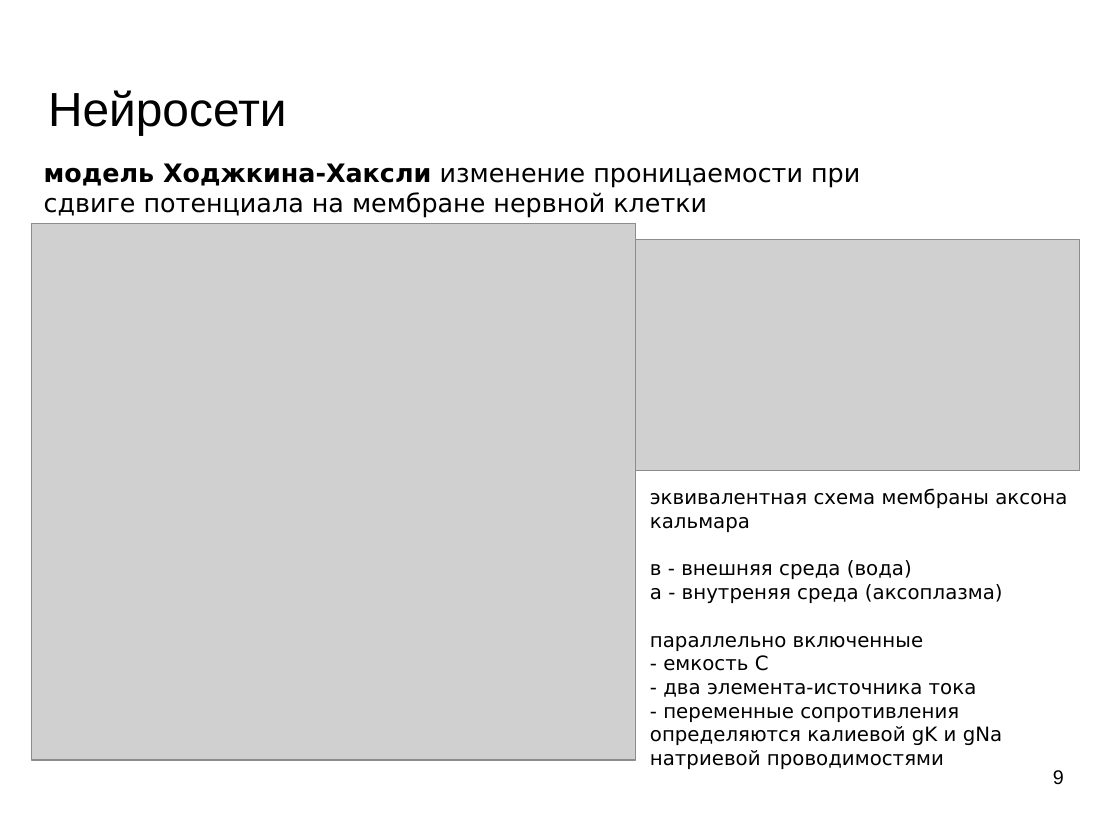
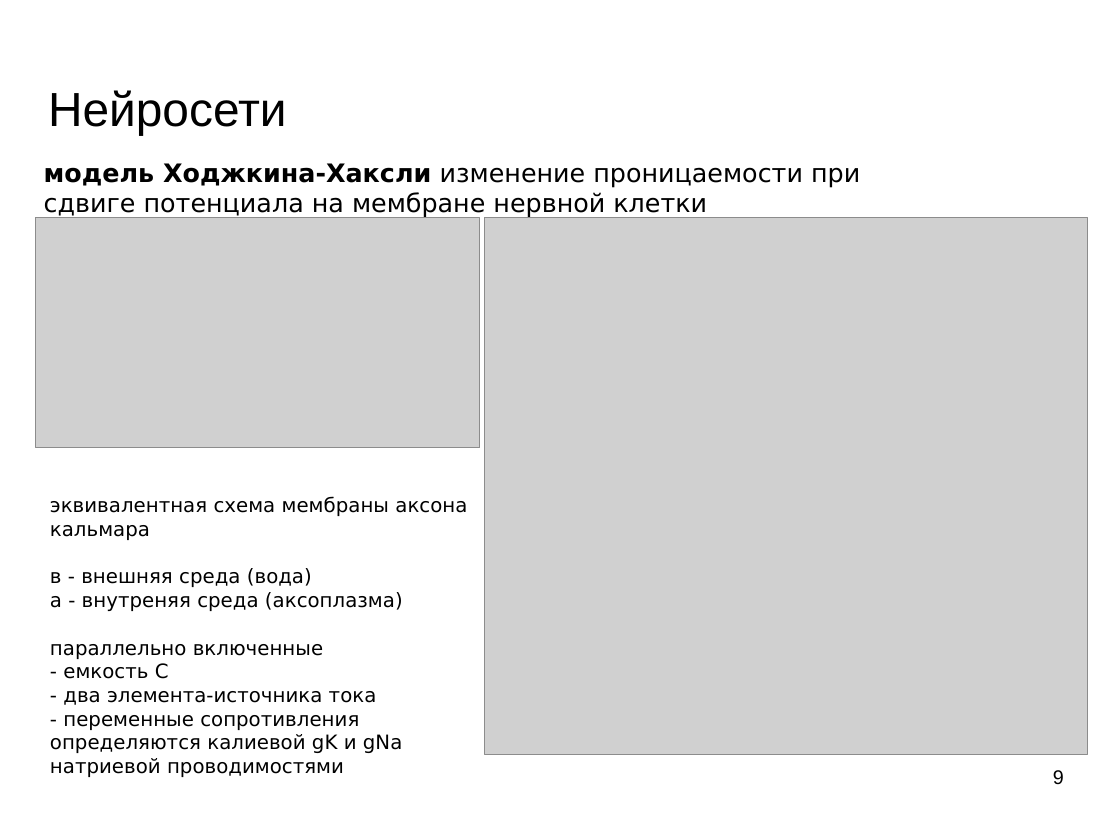
Before and after one commit to mechanoid5/ml_lectorium_legacy, a slide deck: slide 9 of 10-ann.odp. Drawn at 1120x840 pixels with LibreOffice and Linux fonts; fonts in the diff are those of the drawing; grey boxes stand for pictures; background and template pictures are left out. Boxes give left, top, right and bottom in pixels: in the first picture for what was removed or moved away, otherwise in the second. Text is boxed around its words. In the diff, an @@ line names an element or a change of style, - is before the commit and + after.

```diff
--- a/10-ann.odp
+++ b/10-ann.odp
@@ picture moved from (x1=636, y1=240, x2=1080, y2=471) to (x1=36, y1=217, x2=480, y2=448) @@
@@ picture moved from (x1=32, y1=224, x2=635, y2=760) to (x1=485, y1=217, x2=1088, y2=754) @@
@@ text "эквивалентная схема мембраны аксона кальмара" moved from (x1=650, y1=488, x2=1067, y2=769) to (x1=50, y1=496, x2=467, y2=777) @@
```
Also in this commit, not shown: 6 other slides changed, 10 slides added, 2 slides removed.
